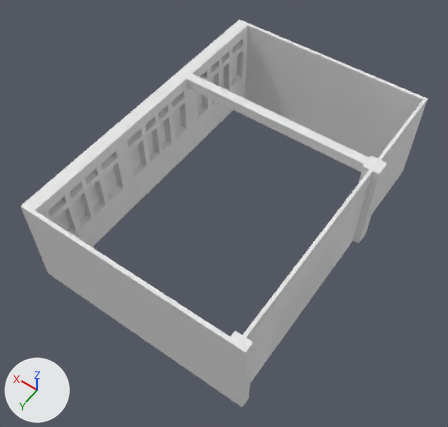
What one commit did to the Blender file Room-Box/Assets/Models/102.blend.
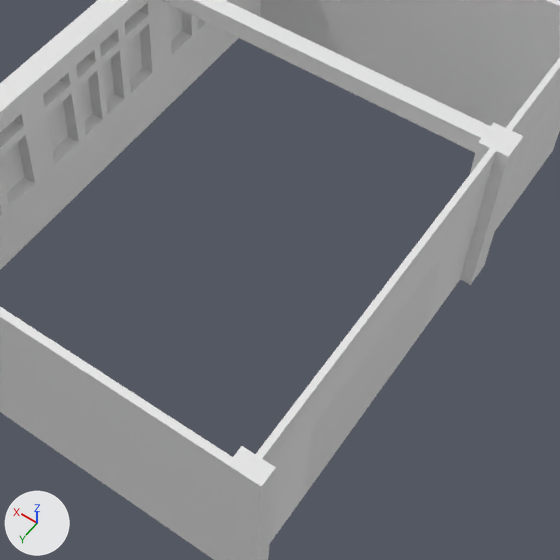
Each version appears first whole from a 50 mm camera at (-3.33, 15.28, 15.99) aimed at (3.42, 5.84, 1.15), and next in a close-up on the part from 23% to 91% of the width and 21% to 92% of the height. Lighting does not change. The marker at lower left points along +X, +Y and +Z.

Objects in the first close-up: 'Room', 'WindowWall_big', 'WindowWall_small', 'WindowsOutside'.
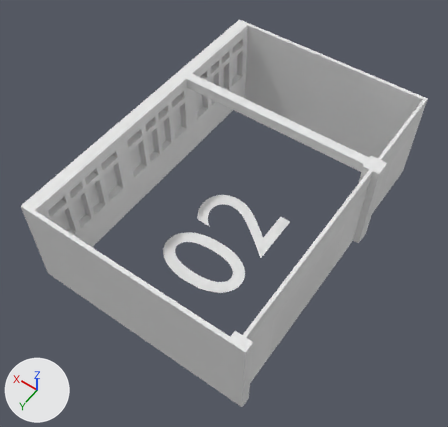
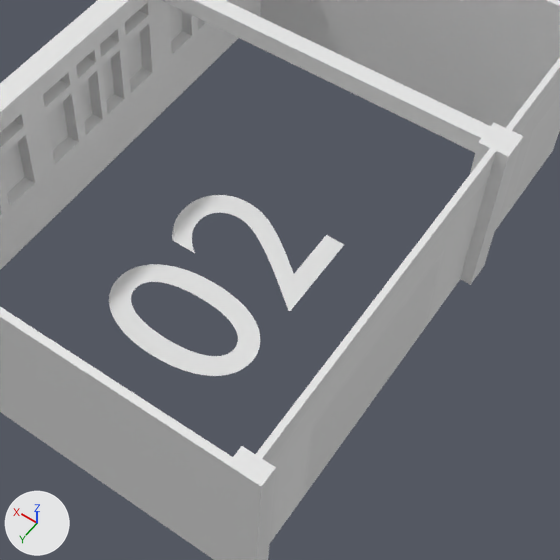
Where the change shows, as pixel boxes [x1, y1, x2, y2] in the close-ups (560 x 560 px):
'Text', added: after [109, 195, 344, 376]

The change in detail:
Text 'Text' (txt_text) is new.
Its body is '102'.
Object 'Text' (ob_text) is new; it shows txt_text.
Its location is (2.0, 10.0, 0.0).
Its rotation in degrees is (0, 0, -90).
Its scale is (4.0, 4.0, 4.0).
